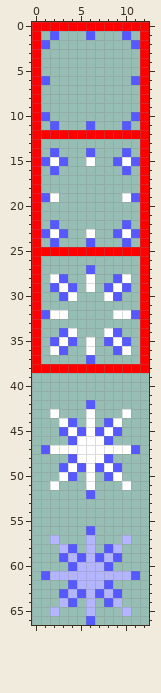
Sprite sheet -- Assets/Resources/Sprites/bulletEffect.png. That is the earlier state.
The file is 13x67 pixels.
After the commit:
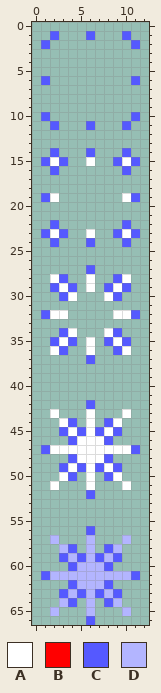
Palette (. is transparent): A #ffffff  B #ff0000  C #5559ff  D #b3b5ff
Change:
{"y":0,"x":0,"old":"BBBBBBBBBBBBB","new":"............."}
{"y":1,"x":0,"old":"B","new":"."}
{"y":1,"x":12,"old":"B","new":"."}
{"y":2,"x":0,"old":"B","new":"."}
{"y":2,"x":12,"old":"B","new":"."}
{"y":3,"x":0,"old":"B","new":"."}
{"y":3,"x":12,"old":"B","new":"."}
{"y":4,"x":0,"old":"B","new":"."}
{"y":4,"x":12,"old":"B","new":"."}
{"y":5,"x":0,"old":"B","new":"."}
{"y":5,"x":12,"old":"B","new":"."}
{"y":6,"x":0,"old":"B","new":"."}
{"y":6,"x":12,"old":"B","new":"."}
{"y":7,"x":0,"old":"B","new":"."}
{"y":7,"x":12,"old":"B","new":"."}
{"y":8,"x":0,"old":"B","new":"."}
{"y":8,"x":12,"old":"B","new":"."}
{"y":9,"x":0,"old":"B","new":"."}
{"y":9,"x":12,"old":"B","new":"."}
{"y":10,"x":0,"old":"B","new":"."}
{"y":10,"x":12,"old":"B","new":"."}
{"y":11,"x":0,"old":"B","new":"."}
{"y":11,"x":12,"old":"B","new":"."}
{"y":12,"x":0,"old":"BBBBBBBBBBBBB","new":"............."}
{"y":13,"x":0,"old":"B","new":"."}
{"y":13,"x":12,"old":"B","new":"."}
{"y":14,"x":0,"old":"B","new":"."}
{"y":14,"x":12,"old":"B","new":"."}
{"y":15,"x":0,"old":"B","new":"."}
{"y":15,"x":12,"old":"B","new":"."}
{"y":16,"x":0,"old":"B","new":"."}
{"y":16,"x":12,"old":"B","new":"."}
{"y":17,"x":0,"old":"B","new":"."}
{"y":17,"x":12,"old":"B","new":"."}
{"y":18,"x":0,"old":"B","new":"."}
{"y":18,"x":12,"old":"B","new":"."}
{"y":19,"x":0,"old":"B","new":"."}
{"y":19,"x":12,"old":"B","new":"."}
{"y":20,"x":0,"old":"B","new":"."}
{"y":20,"x":12,"old":"B","new":"."}
{"y":21,"x":0,"old":"B","new":"."}
{"y":21,"x":12,"old":"B","new":"."}
{"y":22,"x":0,"old":"B","new":"."}
{"y":22,"x":12,"old":"B","new":"."}
{"y":23,"x":0,"old":"B","new":"."}
{"y":23,"x":12,"old":"B","new":"."}
{"y":24,"x":0,"old":"B","new":"."}
{"y":24,"x":12,"old":"B","new":"."}
{"y":25,"x":0,"old":"BBBBBBBBBBBBB","new":"............."}
{"y":26,"x":0,"old":"B","new":"."}
{"y":26,"x":12,"old":"B","new":"."}
{"y":27,"x":0,"old":"B","new":"."}
{"y":27,"x":12,"old":"B","new":"."}
{"y":28,"x":0,"old":"B","new":"."}
{"y":28,"x":12,"old":"B","new":"."}
{"y":29,"x":0,"old":"B","new":"."}
{"y":29,"x":12,"old":"B","new":"."}
{"y":30,"x":0,"old":"B","new":"."}
{"y":30,"x":12,"old":"B","new":"."}
{"y":31,"x":0,"old":"B","new":"."}
{"y":31,"x":12,"old":"B","new":"."}
{"y":32,"x":0,"old":"B","new":"."}
{"y":32,"x":12,"old":"B","new":"."}
{"y":33,"x":0,"old":"B","new":"."}
{"y":33,"x":12,"old":"B","new":"."}
{"y":34,"x":0,"old":"B","new":"."}
{"y":34,"x":12,"old":"B","new":"."}
{"y":35,"x":0,"old":"B","new":"."}
{"y":35,"x":12,"old":"B","new":"."}
{"y":36,"x":0,"old":"B","new":"."}
{"y":36,"x":12,"old":"B","new":"."}
{"y":37,"x":0,"old":"B","new":"."}
{"y":37,"x":12,"old":"B","new":"."}
{"y":38,"x":0,"old":"BBBBBBBBBBBBB","new":"............."}
{"label":"erased","picture_box":[32,22,149,373]}
